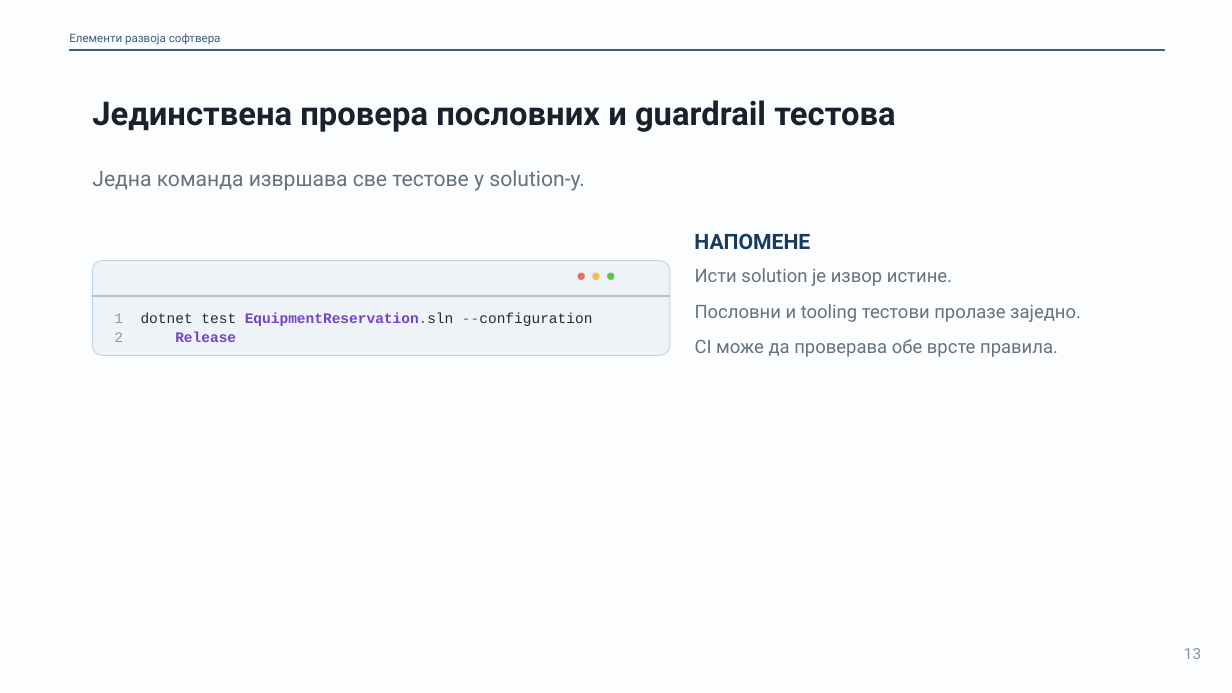
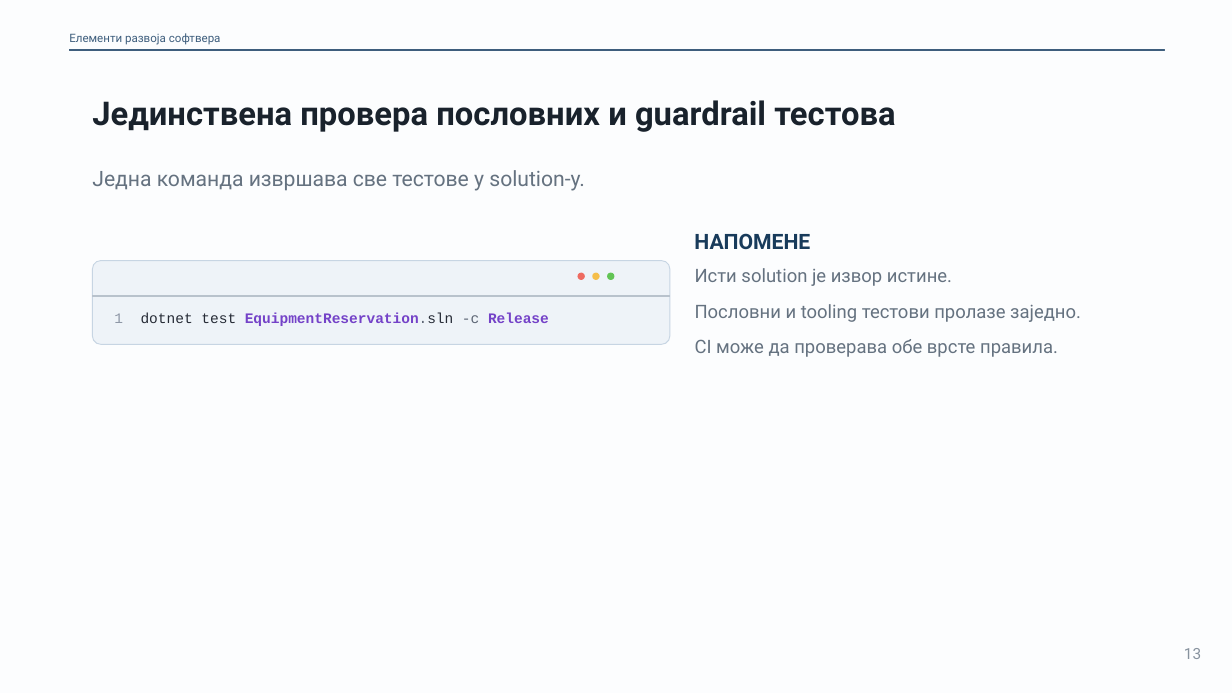
Before and after one commit to owlCoder/ftn-nastavni-materijali, a slide deck: slide 13 of 01 Elementi Razvoja Softvera/02 Prezentacije/PPTX/08_Guardrails_evaluacije_i_QA.pptx. Drawn at 1232x693 pixels with LibreOffice and Linux fonts; fonts in the diff are those of the drawing. Boxes give left, top, right and bottom in pixels: in the first picture for what was removed or moved away, otherwise in the second. Text is boxed around its words. In the diff, an @@ line names an element or a change of style, - is before the commit and + after.

Commit message:
Fix ERS deck layout issues and export the PDFs from PowerPoint
Remove the stray title-bar shapes from code windows, rejoin code lines that
were split inside a token, keep quote text clear of its rule, restyle four
flow labels and align two slides of the intro deck with the rest. Deck 06 now
states that Kova 0.3.2 loads AGENTS.md automatically.

```diff
--- a/01 Elementi Razvoja Softvera/02 Prezentacije/PPTX/08_Guardrails_evaluacije_i_QA.pptx
+++ b/01 Elementi Razvoja Softvera/02 Prezentacije/PPTX/08_Guardrails_evaluacije_i_QA.pptx
@@ rounded rectangle: place and size @@
-rounded rectangle at (92, 261, 670, 356)
+rounded rectangle at (92, 261, 670, 345)
@@ text at (114, 313, 549, 326): text changed; bold on @@
-1 dotnet test EquipmentReservation.sln --configuration
-2 Release
+1 dotnet test EquipmentReservation.sln -c Release
```
Also in this commit, not shown: 3 other slides changed, 17 other files.
